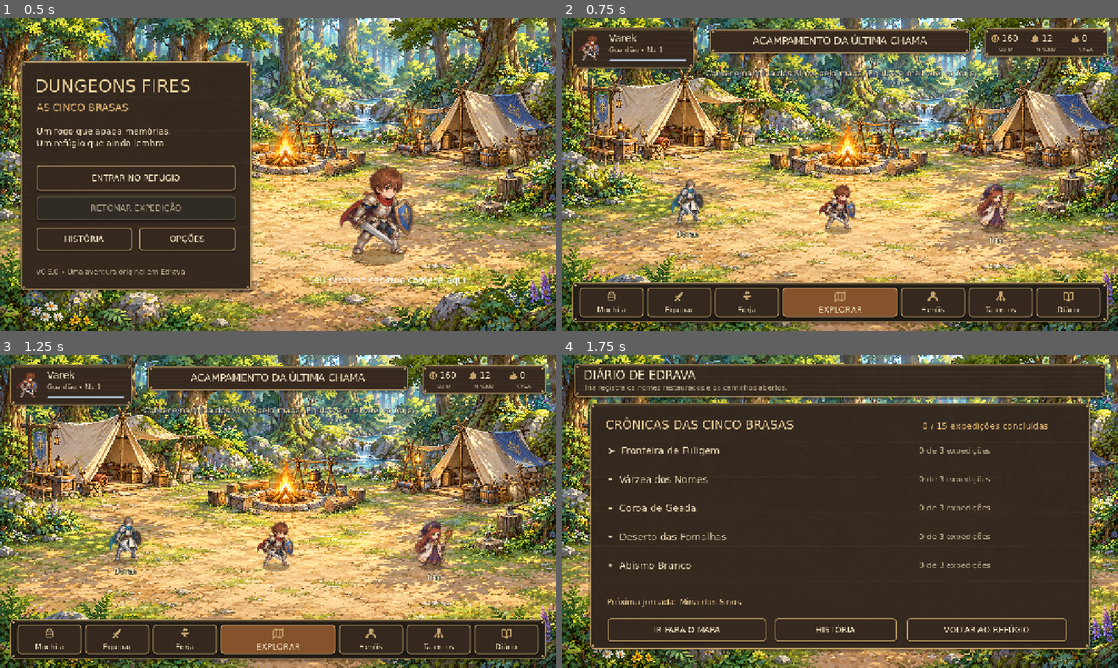
Above: before the commit, frames 1-4 (two rows, left to right).
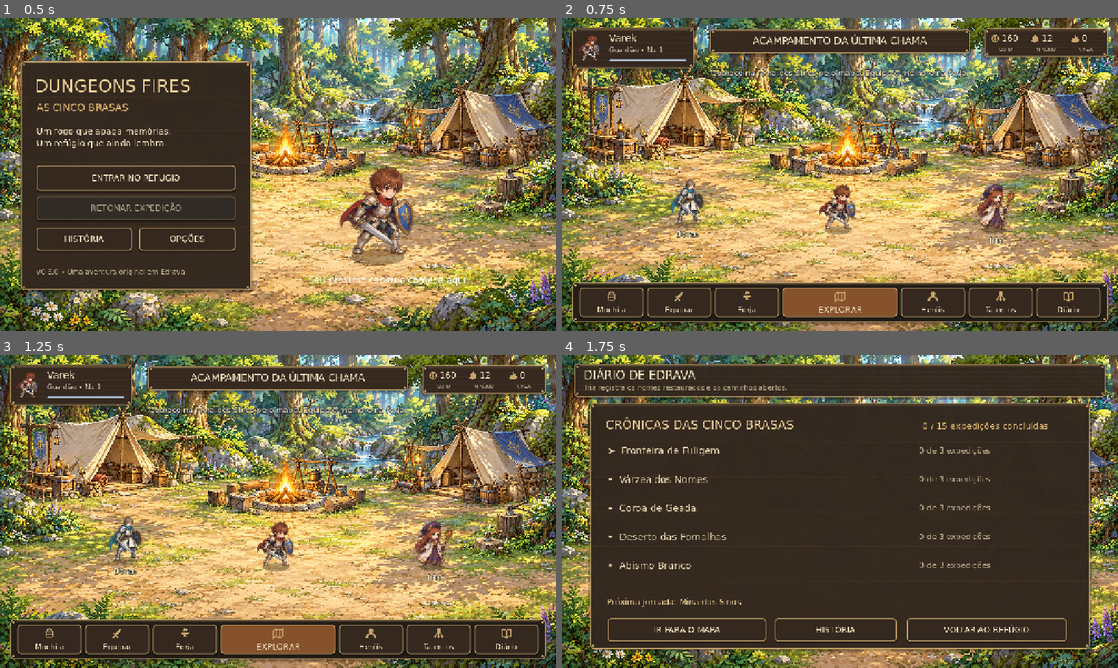
Above: after the commit, the same moments.

Repository: sergiomrge-tech/Dungeons-fire
Game: Godot game, scene res://scenes/main.tscn
The game is run twice, just before and just after one commit, with the same random seed, the same clock (stepped at 60 frames per second) and the same inputs. Sound files missing from this copy of the repository are replaced by a short silence.
Inputs:
- Up to frame 1 (0.5 s): no input
- Up to frame 2 (0.75 s): click "ENTRAR NO REFÚGIO" at 0.5 s
- Up to frame 3 (1.25 s): no input
- Up to frame 4 (1.75 s): click "Diário" at 1.25 s

Frame 1 is identical in both runs. In frame 2, 0.7% of the frame differs, in the area x 25-75%, y 16-20%; in frame 3, 0.7%; in frame 4, nothing differs.

Commit message:
feat: first region combat, authored mine rooms, phased bosses and relic crafting

Diff:
--- a/data/mine_rooms.json
+++ b/data/mine_rooms.json
@@ -95,8 +95,8 @@
       "chests": [
         {
           "id": "MINE_CHEST_02",
-          "x": 1040,
-          "y": 510,
+          "x": 650,
+          "y": 520,
           "gold": 30,
           "ore": 4,
           "cloth": 2
--- a/project.godot
+++ b/project.godot
@@ -2,7 +2,7 @@
 
 [application]
 config/name="Dungeons Fires: As Cinco Brasas"
-config/version="0.4.0"
+config/version="0.5.0"
 run/main_scene="res://scenes/main.tscn"
 config/features=PackedStringArray("4.6", "GL Compatibility")
 config/icon="res://assets/icon.png"
--- a/scripts/game.gd
+++ b/scripts/game.gd
@@ -71,7 +71,7 @@
 	var canvas_layer = CanvasLayer.new();add_child(canvas_layer)
 	ui=Control.new();ui.theme=game_theme;ui.set_anchors_and_offsets_preset(Control.PRESET_FULL_RECT);ui.mouse_filter=Control.MOUSE_FILTER_IGNORE;canvas_layer.add_child(ui)
 	controls=Touch.new();controls.action.connect(on_action);canvas_layer.add_child(controls)
-	toast_label=Label.new();toast_label.theme=game_theme;toast_ …(298 unchanged characters)… _override("outline_size",6);toast_label.mouse_filter=Control.MOUSE_FILTER_IGNORE;canvas_layer.add_child(toast_label)
+	toast_label=Label.new();toast_label.theme=game_theme;toast_ …(298 unchanged characters)… _override("outline_size",6);toast_label.autowrap_mode=TextServer.AUTOWRAP_WORD_SMART;toast_label.add_theme_font_size_override("font_size",18);toast_label.mouse_filter=Control.MOUSE_FILTER_IGNORE;canvas_layer.add_child(toast_label)
 	for sound in ["swing","impact","magic","coin","step","blade_heavy","shield","boss_slam","chest"]: sounds[sound]=load("res://assets/%s.wav"%sound)
 	for i in range(6):
 		var audio=AudioStreamPlayer.new();audio.volume_db=-12;add_child(audio);sfx_players.append(audio)
@@ -123,7 +123,7 @@
 func clear_ui() -> void:
 	for child in ui.get_children():child.queue_free();ui.remove_child(child)
 	controls.active=false;controls.clear();attack_held=false;keyboard_attack=false;move_axis=Vector2.ZERO
-	toast_label.text="";toast_timer=0
+	toast_label.text="";toast_label.position.y=116;toast_timer=0
 	interact_button=null
 	hud=null;expedition_status=null;boss_hud=null;health_bar=null;mana_bar=null
 	camera.zoom=Vector2.ONE;camera.position=Vector2(640,360)
@@ -290,7 +290,7 @@
 	save_run()
 
 func combat_ui() -> void:
-	clear_ui();screen="combat";controls.active=true
+	clear_ui();screen="combat";controls.active=true;controls.hero_kind=progress.d.hero;toast_label.position.y=207
 	if player!=null:
 		var stats=progress.hero_stats()
 		player.attack_power=stats.attack;player.defense=stats.defense
@@ -365,7 +365,7 @@
 	var weapon=db.item(progress.d.equipped.weapon)
 	var family=weapon.get("family","sword")
 	var ranged=family in ["staff","focus","bow"]
-	var damage=a.attack_power*(1.3 if a.combo==2 else 1.0)
+	var damage=a.attack_power*(1.3 if a.combo==2 and action_name=="basic" else 1.0)
 	var range_x=145.0 if family=="hammer" else 116.0
 	var depth=56.0
 	var color=Color("ffd179")
@@ -432,7 +432,7 @@
 		var depth=70.0 if a.boss else 45.0
 		world.fx(a.position+Vector2(a.facing*40,-12),reach*.5,Color(1,.35,.24),.28)
 		var diff: Vector2=player.position-a.position
-		if absf(diff.x)<reach and absf(diff.y)<depth and diff.x*a.facing>-20:
+		if absf(diff.x)<reach and absf(diff.y)<depth and diff.x*a.facing>-20 and not room_layout.segment_blocked(a.position,player.position):
 			player.hurt(a.attack_power*(1.25 if a.boss and a.hp<a.max_hp*.5 else 1.0),Vector2(a.facing*13,0),a.position)
 		if a.boss and a.hp<a.max_hp*.5:
 			world.fx(a.position,110,Color("ed7851"),.5)
--- a/scripts/touch_controls.gd
+++ b/scripts/touch_controls.gd
@@ -12,6 +12,7 @@
 var font: Font
 var buttons: Dictionary = {"attack":Vector2(1130,611),"dodge":Vector2(987,625),"skill0":Vector2(1050,504),"skill1":Vector2(1180,493),"supreme":Vector2(893,513),"potion":Vector2(398,628)}
 var cooldowns: Dictionary = {}
+var hero_kind: String = "varek"
 
 func _ready() -> void:
 	mouse_filter = Control.MOUSE_FILTER_IGNORE
@@ -67,6 +68,7 @@
 		var dir=Vector2.RIGHT.rotated(i*PI/2)
 		draw_line(stick_center+dir*52,stick_center+dir*65,Color(.96,.87,.66,.8),3)
 	var labels = {"attack":"GOLPE","dodge":"ESQUIVA","skill0":"TÉCNICA","skill1":"PODER","supreme":"BRASA","potion":"CURAR"}
+	if hero_kind=="varek":labels.skill0="AVANÇO";labels.skill1="DEFESA"
 	for name in buttons:
 		var center: Vector2 = buttons[name]
 		var r = 61 if name=="attack" else 45
@@ -99,6 +101,12 @@
 			draw_rect(Rect2(at+Vector2(-6,-15),Vector2(12,12)),color)
 			draw_line(at+Vector2(-7,6),at+Vector2(7,6),Color.WHITE,3)
 			draw_line(at+Vector2(0,-1),at+Vector2(0,13),Color.WHITE,3)
+		"skill1":
+			if hero_kind=="varek":
+				var shield=PackedVector2Array([at+Vector2(-16,-17),at+Vector2(16,-17),at+Vector2(14,8),at+Vector2(0,22),at+Vector2(-14,8),at+Vector2(-16,-17)])
+				draw_colored_polygon(shield,Color(.72,.57,.33,.3));draw_polyline(shield,color,3,true)
+				draw_line(at+Vector2(0,-12),at+Vector2(0,13),color,2,true)
+			else:draw_circle(at,16,color);draw_circle(at,8,Color("35281f"))
 		_:
 			var points=PackedVector2Array()
 			for i in range(10):
--- a/tests/android_driver.gd
+++ b/tests/android_driver.gd
@@ -1,18 +1,18 @@
 extends Node
 # Included only in an isolated x86_64 QA export, never in the delivered APK.
 var game
-var report={"checks":{},"stage":"starting","platform":OS.get_name()}
+var report={"checks":{},"stage":"starting","platform":OS.get_name(),"touch_source":"synthetic Input.parse_input_event with viewport-to-screen mapping"}
 var frames=[]
 var measuring=false
 func write_report() -> void:
 	var f=FileAccess.open("user://android_qa.json",FileAccess.WRITE)
 	f.store_string(JSON.stringify(report));f.flush();f.close()
 func touch(id: int, pos: Vector2, pressed: bool) -> void:
-	var e=InputEventScreenTouch.new();e.index=id;e.position=pos;e.pressed=pressed;Input.parse_input_event(e)
+	var e=InputEventScreenTouch.new();e.index=id;e.position=game.get_viewport().get_screen_transform()*pos;e.pressed=pressed;Input.parse_input_event(e)
 func _process(delta: float) -> void:
 	if measuring:frames.append(delta)
 func _notification(what: int) -> void:
-	if what in [NOTIFICATION_APPLICATION_PAUSED,NOTIFICATION_APPLICATION_FOCUS_OUT] and report.get("stage")=="checkpoint":call_deferred("record_pause")
+	if what in [NOTIFICATION_APPLICATION_PAUSED,NOTIFICATION_APPLICATION_FOCUS_OUT] and report.get("stage")=="checkpoint":record_pause()
 func record_pause() -> void:
 	report.checks.pause_clears_controls=not game.controls.active and game.controls.axis==Vector2.ZERO and not game.attack_held
 	report.checks.pause_screen=game.screen=="pause"
@@ -46,7 +46,7 @@
 	var total=0.0;var worst=0.0
 	for delta in frames:total+=delta;worst=maxf(worst,delta)
 	report.performance={"sample_frames":frames.size(),"average_fps":frames.size()/maxf(total,.001),"worst_frame_ms":worst*1000,"static_memory_bytes":Performance.get_monitor(Performance.MEMORY_STATIC),"scope":"API29 x86_64 emulator; not a physical-device benchmark"}
-	game.set_physics_process(false);game.room=2;game.spawn_room();game.player.position=Vector2(1040,510);game.interact_chest()
+	game.set_physics_process(false);game.room=2;game.spawn_room();game.player.position=Vector2(650,520);game.interact_chest()
 	game.player.hp=73;game.potions=1;game.player.mana=47;game.save_run()
 	var checkpoint=FileAccess.open("user://android_checkpoint.json",FileAccess.WRITE);checkpoint.store_string("ready");checkpoint.close()
 	report.checks.chest_opened=game.room_events.has("MINE_CHEST_02")
--- a/tests/capture_visuals.gd
+++ b/tests/capture_visuals.gd
@@ -37,10 +37,11 @@
 	game.start_dungeon(0)
 	for room in range(5):
 		game.room=room;game.spawn_room();game.combat_ui()
-		if room==2:game.player.position=Vector2(970,510);game.interact_button.visible=true
+		if room==2:game.player.position=Vector2(580,510);game.interact_button.visible=true
+		if room==3:game.cleared_room=true;game.combat_ui();game.world.refresh_gate()
 		await capture("13_mine_room_%d"%room)
 	game.start_dungeon(2);game.room=4;game.spawn_room();game.combat_ui()
-	var boss=game.enemies[0];game.player.position=Vector2(710,480);boss.cooldown=0;boss.tick(.017);game.world.tick(.017)
+	var boss=game.enemies[0];game.player.position=Vector2(795,480);boss.cooldown=0;boss.tick(.017);game.world.tick(.017)
 	await capture("14_garron_warning")
 	boss.hp=boss.max_hp*.5;boss.tick(.017);boss.state="idle";boss.cooldown=0;boss.tick(.017);game.world.tick(.017);game.update_hud()
 	await capture("15_garron_phase_II")
--- a/tests/test_first_region_v05.gd
+++ b/tests/test_first_region_v05.gd
@@ -26,7 +26,7 @@
 	var route=original
 	for i in range(600):route=game.move_actor(route,game.room_layout.direction(route,Vector2(700,515))*2)
 	check(route.distance_to(Vector2(700,515))<15,"navigation goes around cart without trapping")
-	game.room=2;game.spawn_room();hero.position=Vector2(1040,510)
+	game.room=2;game.spawn_room();hero.position=Vector2(650,520)
 	check(game.enemies.any(func(e):return e.elite),"storeroom elite has distinct durable encounter")
 	var gold=game.loot.gold;game.interact_chest()
 	check(game.loot.gold==gold+30 and game.room_events.has("MINE_CHEST_02"),"chest grants resources once")
Not shown, changed: .github/workflows/android-preview.yml
Not shown, changed: README.md
Not shown, added: docs/QA_v0_5.md
